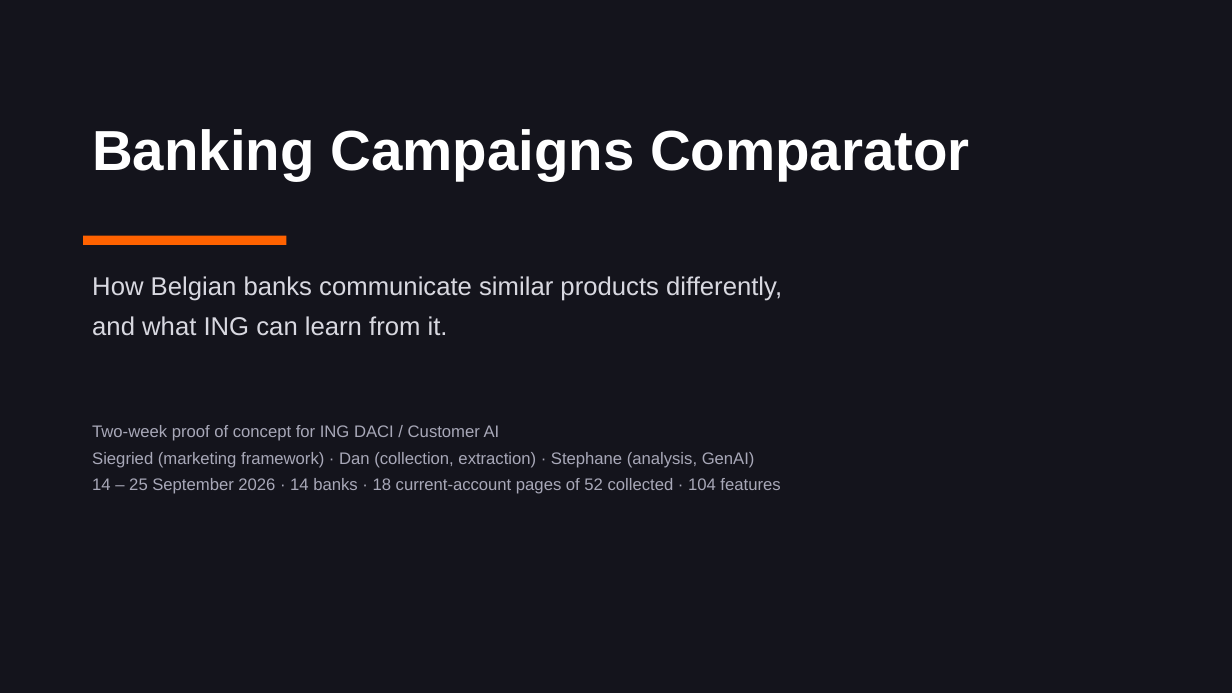
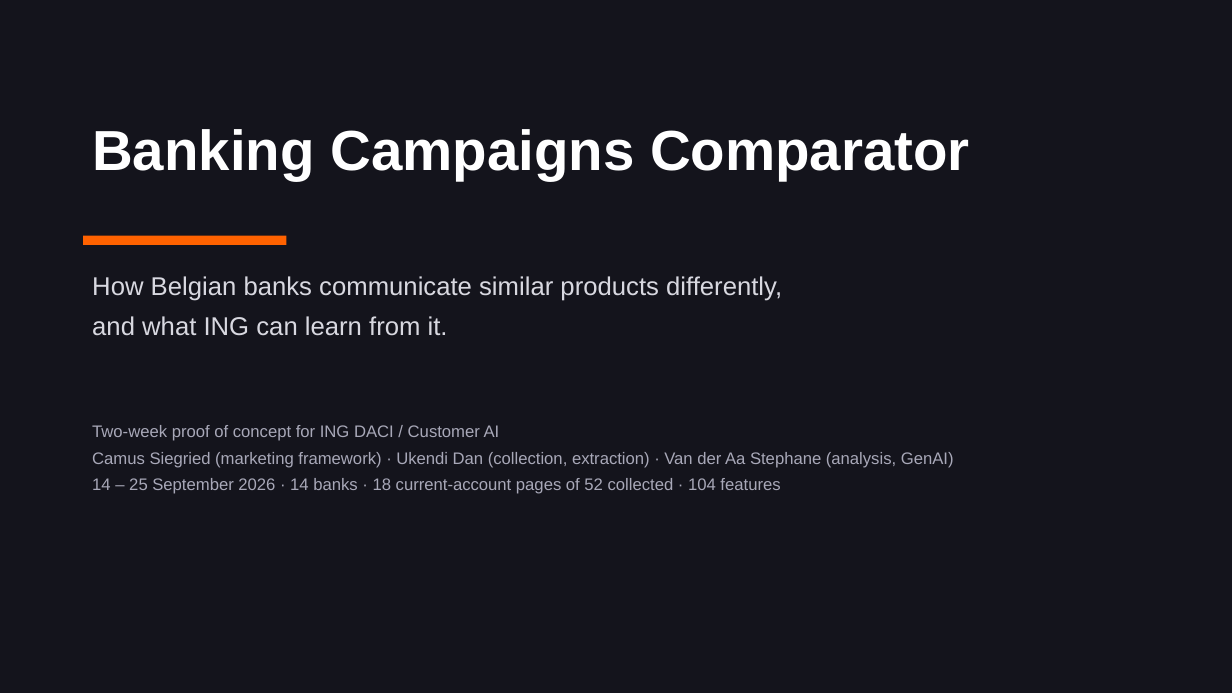
Before and after one commit to Siegried81/ing-usecase, a slide deck: slide 1 of docs/Banking_Campaigns_Comparator.pptx. Drawn at 1232x693 pixels with LibreOffice and Linux fonts; fonts in the diff are those of the drawing. Boxes give left, top, right and bottom in pixels: in the first picture for what was removed or moved away, otherwise in the second. Text is boxed around its words. In the diff, an @@ line names an element or a change of style, - is before the commit and + after.

```diff
--- a/docs/Banking_Campaigns_Comparator.pptx
+++ b/docs/Banking_Campaigns_Comparator.pptx
@@ text at [92, 452, 954, 468]: text changed @@
-Siegried (marketing framework) · Dan (collection, extraction) · Stephane (analysis, GenAI)
+Camus Siegried (marketing framework) · Ukendi Dan (collection, extraction) · Van der Aa Stephane (analysis, GenAI)
```
Also in this commit, not shown: 4 other slides changed, 27 other files.
